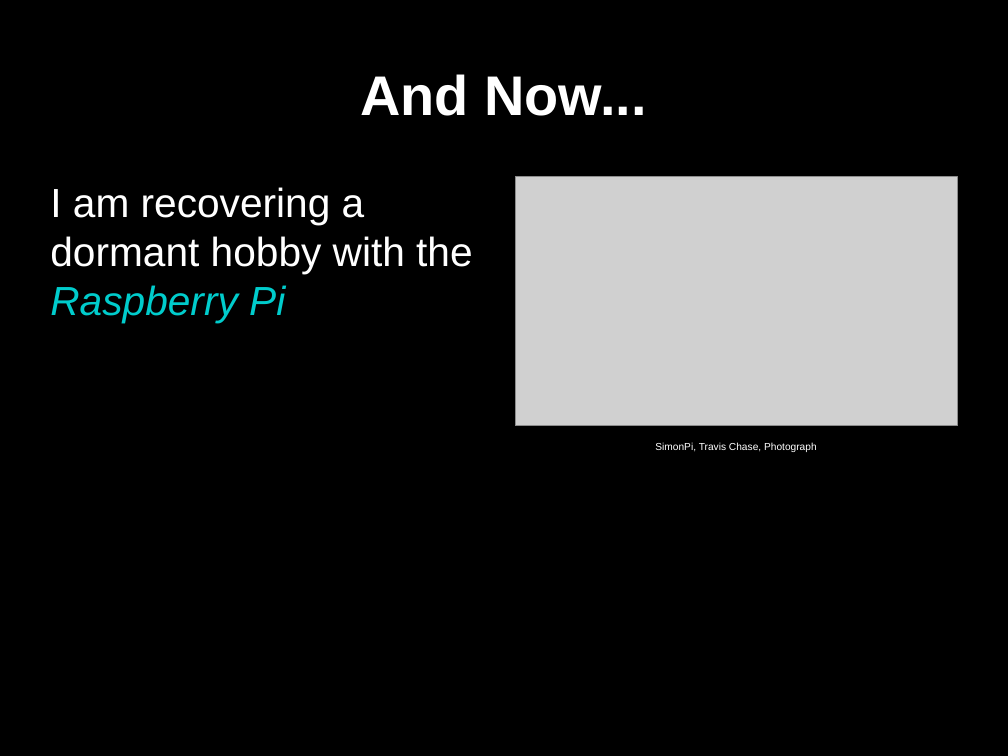
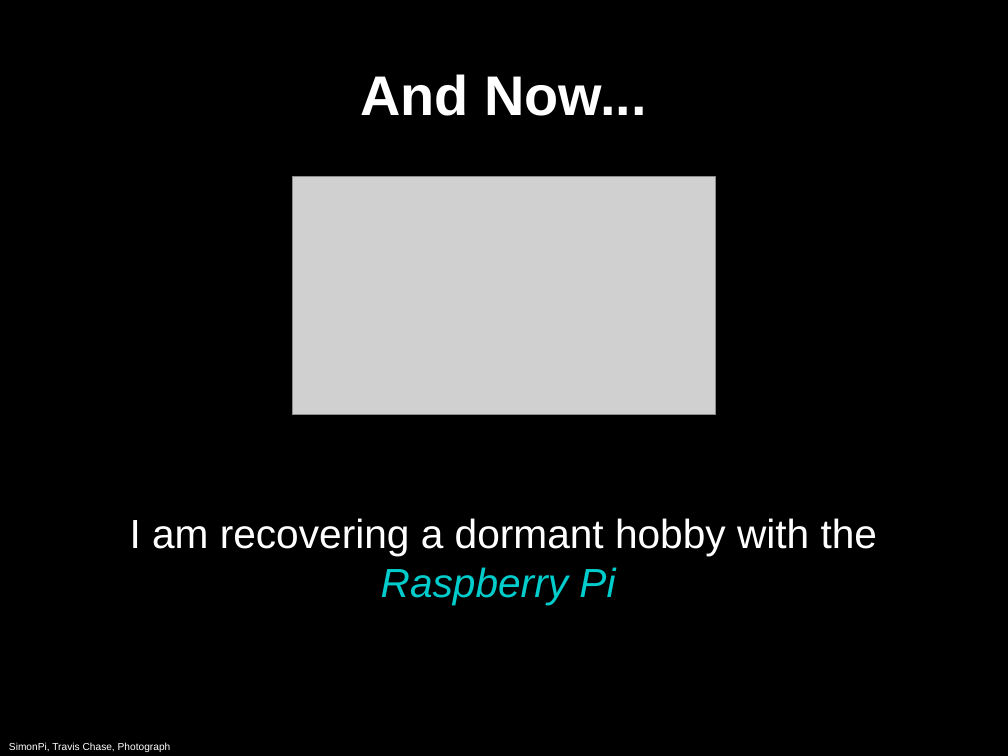
Before and after one commit to gaudeon/rpi_gpio_overview, a slide deck: slide 3 of slides/RPi GPIO Overview.odp. Drawn at 1008x756 pixels with LibreOffice and Linux fonts; fonts in the diff are those of the drawing; grey boxes stand for pictures. Boxes give left, top, right and bottom in pixels: in the first picture for what was removed or moved away, otherwise in the second. Text is boxed around its words. In the diff, an @@ line names an element or a change of style, - is before the commit and + after.

```diff
--- a/slides/RPi GPIO Overview.odp
+++ b/slides/RPi GPIO Overview.odp
@@ picture: place and size @@
-picture at box(515, 177, 958, 426)
+picture at box(292, 177, 715, 415)
@@ text "I am recovering a dormant ...": place and size @@
-text "I am recovering a dormant ..." at box(50, 187, 472, 322)
+text "I am recovering a dormant ..." at box(130, 518, 877, 604)
@@ text "I am recovering a dormant ..." at box(130, 518, 877, 604): alignment left to centre; vertical alignment top to middle @@
@@ text "SimonPi, Travis Chase, Photograph": place and size @@
-text "SimonPi, Travis Chase, Photograph" at box(655, 442, 817, 452)
+text "SimonPi, Travis Chase, Photograph" at box(9, 742, 171, 752)
```
Also in this commit, not shown: 44 other slides changed, 3 slides added, 8 slides removed.
